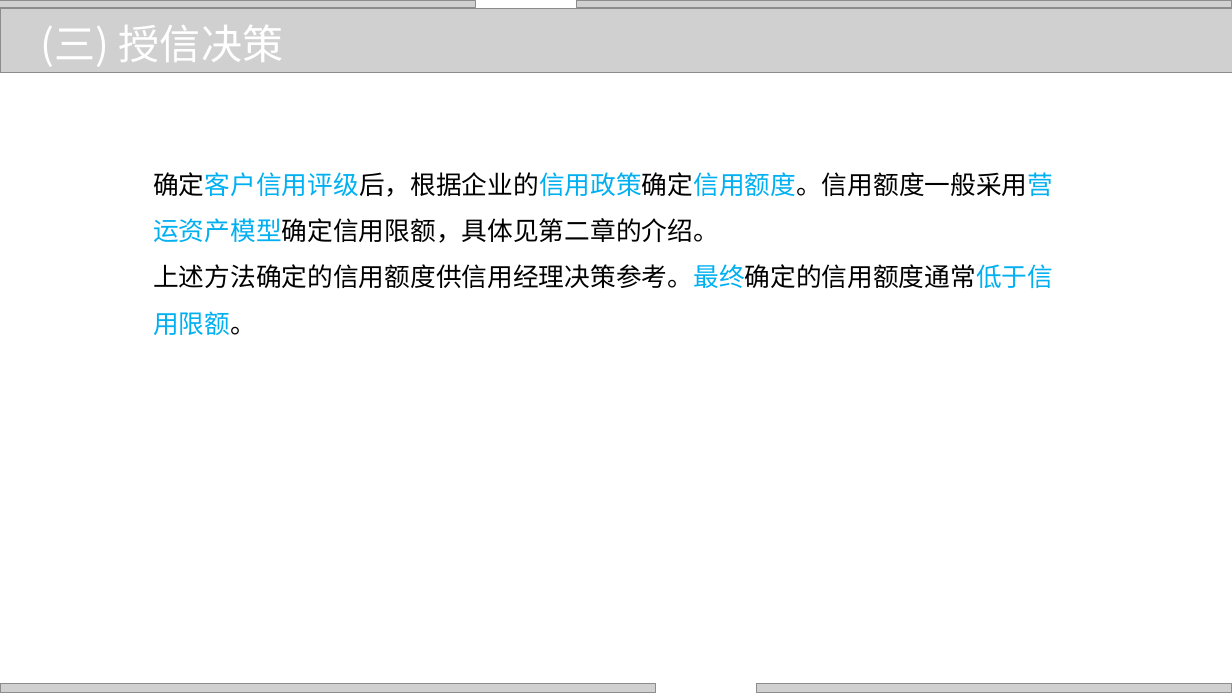
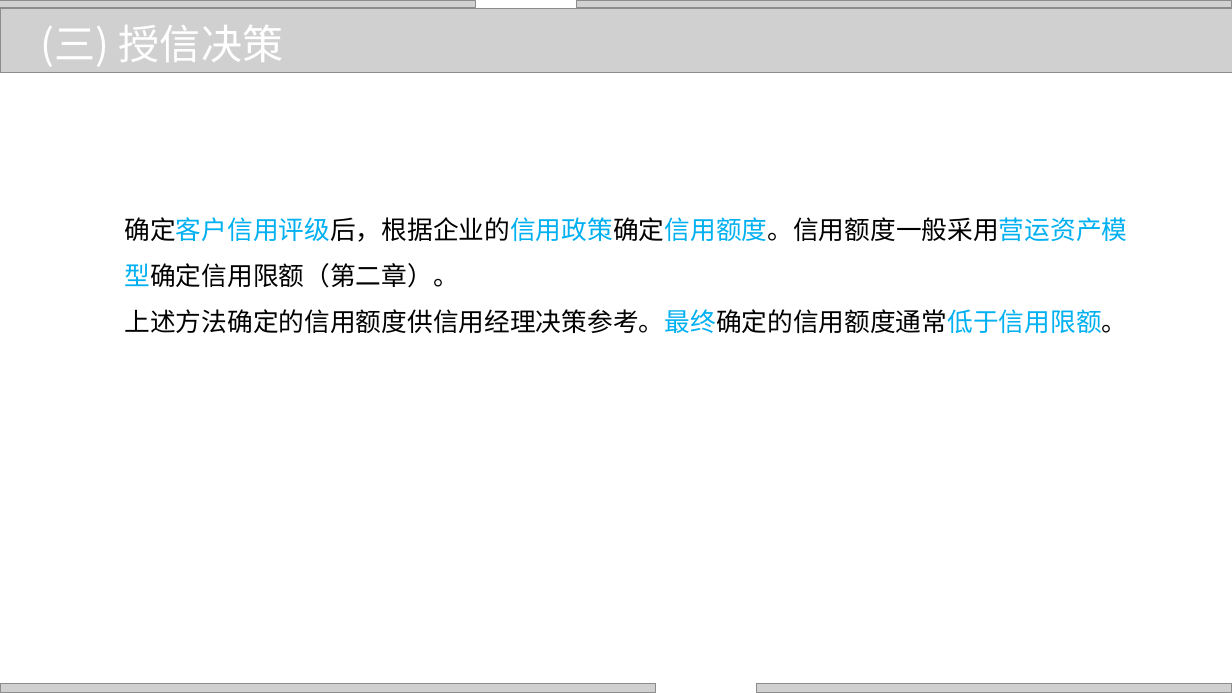
Before and after one commit to zhangjianzhang/internet_credit, a slide deck: slide 31 of files/slides/lecture_9.pptx. Drawn at 1232x693 pixels with LibreOffice and Linux fonts; fonts in the diff are those of the drawing; grey boxes stand for pictures; background and template pictures are left out. Boxes give left, top, right and bottom in pixels: in the first picture for what was removed or moved away, otherwise in the second. Text is boxed around its words. In the diff, an @@ line names an element or a change of style, - is before the commit and + after.

```diff
--- a/files/slides/lecture_9.pptx
+++ b/files/slides/lecture_9.pptx
@@ text "确定客户信用评级后，根据企业的信用政策确定信用额度。信用额度一般采用营运资产模型确定信用限额（第二章）。": place and size @@
-text "确定客户信用评级后，根据企业的信用政策确定信用额度。信用额度一般采用营运资产模型确定信用限额（第二章）。" at box(153, 172, 1053, 335)
+text "确定客户信用评级后，根据企业的信用政策确定信用额度。信用额度一般采用营运资产模型确定信用限额（第二章）。" at box(125, 217, 1128, 333)
@@ text at box(125, 217, 1128, 288): text changed @@
-确定客户信用评级后，根据企业的信用政策确定信用额度。信用额度一般采用营运资产模型确定信用限额，具体见第二章的介绍。
+确定客户信用评级后，根据企业的信用政策确定信用额度。信用额度一般采用营运资产模型确定信用限额（第二章）。
```
Also in this commit, not shown: 9 other slides changed, 5 other files.
